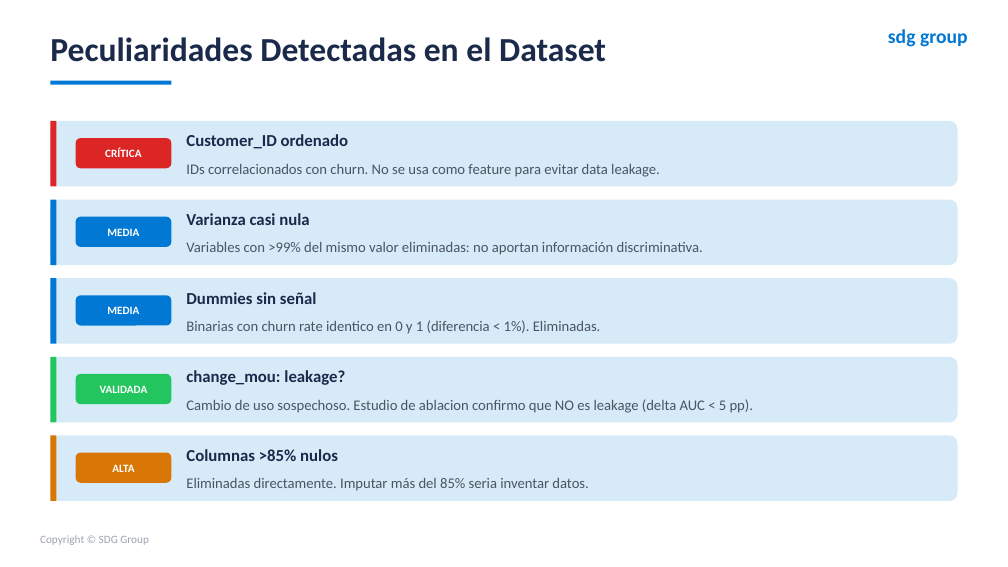
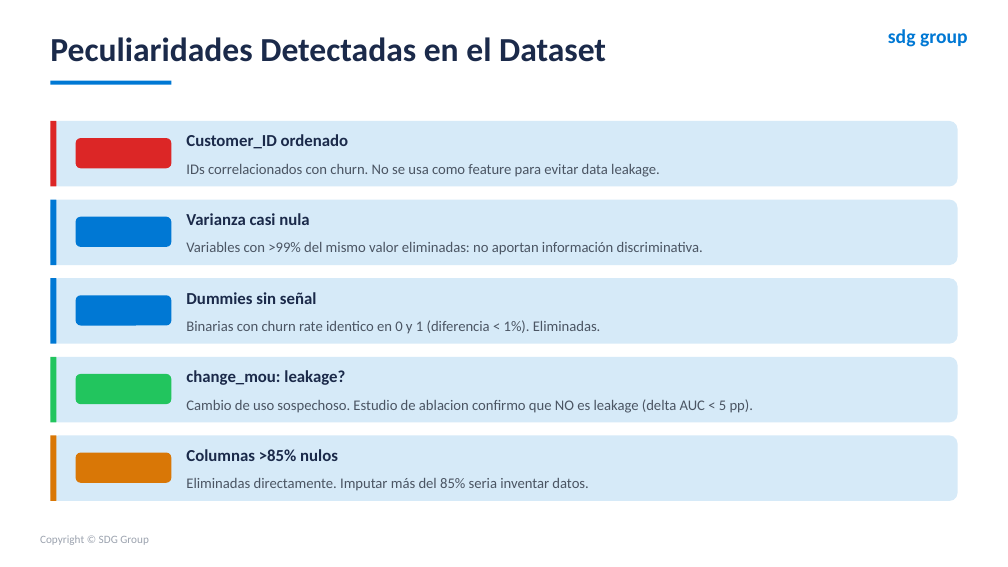
Before and after one commit to TomasUrban0/AI_Test_SDG, a slide deck: slide 8 of Presentacion_Churn_SDG.pptx. Drawn at 1008x567 pixels with LibreOffice and Linux fonts; fonts in the diff are those of the drawing. Boxes give left, top, right and bottom in pixels: in the first picture for what was removed or moved away, otherwise in the second. Text is boxed around its words. In the diff, an @@ line names an element or a change of style, - is before the commit and + after.

```diff
--- a/Presentacion_Churn_SDG.pptx
+++ b/Presentacion_Churn_SDG.pptx
@@ text removed at (x1=105, y1=148, x2=141, y2=157) @@
-CRÍTICA
@@ text removed at (x1=107, y1=228, x2=139, y2=236) @@
-MEDIA
@@ text removed at (x1=107, y1=306, x2=139, y2=314) @@
-MEDIA
@@ text removed at (x1=100, y1=385, x2=148, y2=393) @@
-VALIDADA
@@ text removed at (x1=112, y1=464, x2=134, y2=472) @@
-ALTA
```
Also in this commit, not shown: 4 other slides changed, 1 other file.
